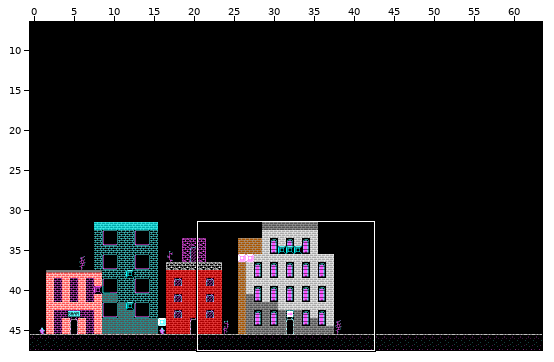
Tiled map -- room/town.tmx. Above, an overview of the earlier version with the close-up marked.
Close-up. First the earlier version:
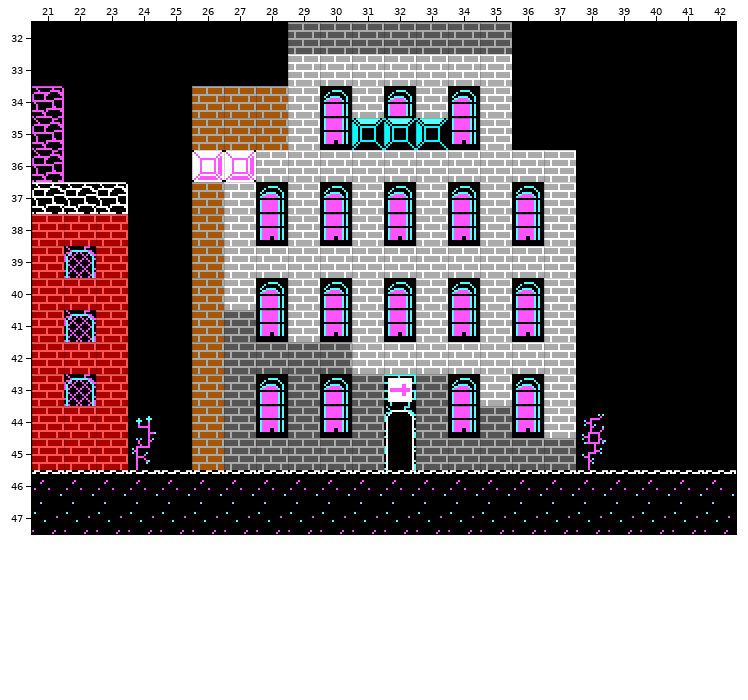
Cells are 16x16 px. Shown: x 21..42, y 32..47. The commit also changed other parts of the map, which this record leaves out. Tiles whose own drawing changed are shown in their newer look in all pictures. The old version is drawn lined up with the new one.
After:
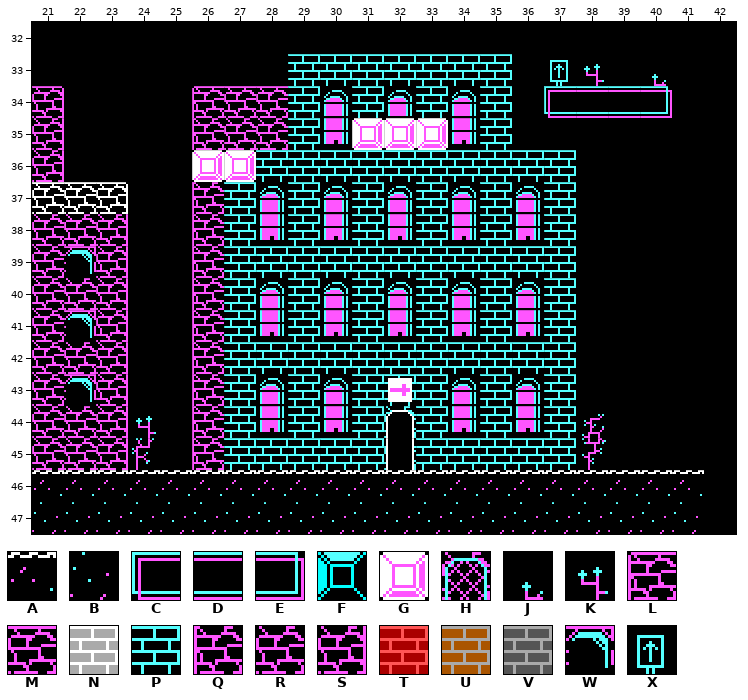
Key: from "tileset": A 5, B 37, C 104, D 105, E 106, F 128, G 129, H 515, J 516, K 517, L 522, M 523, N 526, P 529, Q 554, R 555, S 556, T 561, U 562, V 588, W 594, X 626.
_ is an empty cell.
Tiles replaced or removed in this view: A, B, F, H, N, T, U, V.
Changes in this commit:
Changed rows in their new state; . is an unchanged cell.
map size 64x16 -> 42x48 cells (old content now starts at 0,32; both pictures use the new coordinates)
Layer "Tile Layer 1":
first column x 21:
32 ........_______.......
33 ........PPPPPPP.XK.J..
34 .....LMMP.P.P.P.CDDE..
35 .....QRRP.GGG.P.......
36 .......PPPPPPPPPP.....
37 .....QP.P.P.P.P.P.....
38 RRS..QP.P.P.P.P.P.....
39 RWS..QPPPPPPPPPPP.....
40 RRS..QP.P.P.P.P.P.....
41 RWS..QP.P.P.P.P.P.....
42 RRS..QPPPPPPPPPPP.....
43 RWS..QP.P.P.P.P.P.....
44 RRS..QP.P.P.P.P.P.....
45 RRS..QPPPPP.PPPPP.....
46 ....................._
47 ....................._
Boxes around the changes in both close-ups, in picture pixels (x1, y1, x2, y2):
changed: (192, 22, 672, 470)
changed: (32, 214, 128, 470)
removed: (704, 470, 736, 534)
